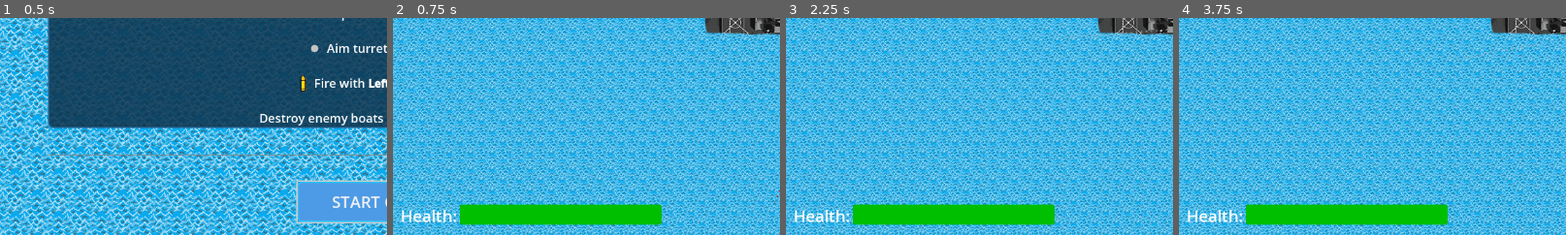
Above: before the commit, frames 1-4 (left to right).
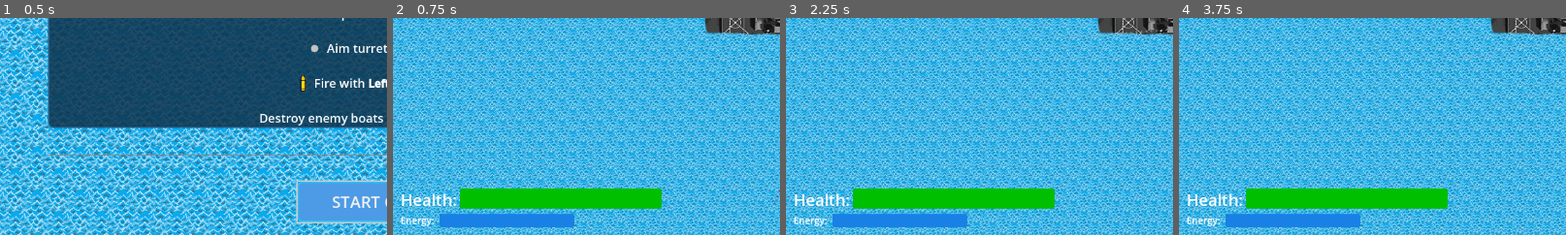
Above: after the commit, the same moments.

Repository: DevandraR/Indie-Gamejam-Devandra
Game: Godot game, scene res://scenes/Title_Screen.tscn
Same seed, same stepped clock (60 frames per second), same inputs: the game is played once before the commit and once after it.
Inputs (mouse positions are % of the whole screen's width and height, from its top left):
- Up to frame 1 (0.5 s): no input
- Up to frame 2 (0.75 s): click "START GAME" at 0.5 s
- Up to frame 3 (2.25 s): tap Enter (ui_accept) at 1.25, 1.52, 2 s; move the mouse to (72, 45) at 1.27 s; hold Right (ui_right) 1.28-2 s; hold Shift (boost, bound only after the commit) 1.28-2 s; click (72, 45) at 1.42 s; drag from (30, 55) to (50, 50) at 2.02 s
- Up to frame 4 (3.75 s): tap Enter (ui_accept) at 2.75, 3.5 s; move the mouse to (60, 28) at 2.77 s; hold Right (ui_right) 2.78-3.5 s; hold Shift (boost, bound only after the commit) 2.78-3.5 s; drag from (45, 70) to (20, 35) at 3.52 s
The pictures show only the part of the screen within x 1-51%, y 49-99%; the shares and areas given below are measured in that part.

Frame 1 is identical in both runs. In frame 2, 9.5% of the frame differs, in the area x 2-70%, y 78-97%; in frame 3, 9.5%; in frame 4, 9.5%.

Commit message:
[FEAT] added speed up with energy feature

Diff:
--- a/project.godot
+++ b/project.godot
@@ -43,9 +43,24 @@
 , Object(InputEventJoypadButton,"resource_local_to_scene":false,"resource_name":"","device":0,"button_index":11,"pressure":0.0,"pressed":false,"script":null)
 , Object(InputEventJoypadMotion,"resource_local_to_scene":false,"resource_name":"","device":0,"axis":1,"axis_value":-1.0,"script":null)
 , Object(InputEventKey,"resource_local_to_scene":false,"resource_name":"","device":-1,"window_id":0,"alt_pressed":false …(183 unchanged characters)…
+, Object(InputEventKey,"resource_local_to_scene":false,"resource_name":"","device":-1,"window_id":0,"alt_pressed":false,"shift_pressed":false,"ctrl_pressed":false,"meta_pressed":false,"pressed":false,"keycode":0,"physical_keycode":87,"key_label":0,"unicode":119,"location":0,"echo":false,"script":null)
 ]
 }
 ui_down={
+"deadzone": 0.5,
+"events": [Object(InputEventKey,"resource_local_to_scene":false,"resource_name":"","device":0,"window_id":0,"alt_pressed":false,"shift_pressed":false,"ctrl_pressed":false,"meta_pressed":false,"pressed":false,"keycode":4194322,"physical_keycode":0,"key_label":0,"unicode":0,"location":0,"echo":false,"script":null)
+, Object(InputEventJoypadButton,"resource_local_to_scene":false,"resource_name":"","device":0,"button_index":12,"pressure":0.0,"pressed":false,"script":null)
+, Object(InputEventJoypadMotion,"resource_local_to_scene":false,"resource_name":"","device":0,"axis":1,"axis_value":1.0,"script":null)
+, Object(InputEventKey,"resource_local_to_scene":false,"resource_name":"","device":-1,"window_id":0,"alt_pressed":false,"shift_pressed":false,"ctrl_pressed":false,"meta_pressed":false,"pressed":false,"keycode":0,"physical_keycode":83,"key_label":0,"unicode":115,"location":0,"echo":false,"script":null)
+, Object(InputEventKey,"resource_local_to_scene":false,"resource_name":"","device":-1,"window_id":0,"alt_pressed":false,"shift_pressed":false,"ctrl_pressed":false,"meta_pressed":false,"pressed":false,"keycode":0,"physical_keycode":83,"key_label":0,"unicode":115,"location":0,"echo":false,"script":null)
+]
+}
+boost={
+"deadzone": 0.5,
+"events": [Object(InputEventKey,"resource_local_to_scene":false,"resource_name":"","device":-1,"window_id":0,"alt_pressed":false,"shift_pressed":false,"ctrl_pressed":false,"meta_pressed":false,"pressed":false,"keycode":0,"physical_keycode":4194325,"key_label":0,"unicode":0,"location":0,"echo":false,"script":null)
+]
+}
+"script:null)]}ui_down"={
 "deadzone": 0.5,
 "events": [Object(InputEventKey,"resource_local_to_scene":false,"resource_name":"","device":0,"window_id":0,"alt_presse …(194 unchanged characters)…
 , Object(InputEventJoypadButton,"resource_local_to_scene":false,"resource_name":"","device":0,"button_index":12,"pressure":0.0,"pressed":false,"script":null)
--- a/scenes/HUD.tscn
+++ b/scenes/HUD.tscn
@@ -1,4 +1,4 @@
-[gd_scene load_steps=4 format=3]
+[gd_scene load_steps=5 format=3 uid="uid://c8iykwcc5hi7h"]
 
 [ext_resource type="Script" path="res://scripts/hud.gd" id="1_1j4wh"]
 
@@ -10,7 +10,14 @@
 corner_radius_bottom_left = 4
 
 [sub_resource type="StyleBoxFlat" id="StyleBoxFlat_fill"]
-bg_color = Color(0.0, 0.75, 0.0, 1.0)
+bg_color = Color(0, 0.75, 0, 1)
+corner_radius_top_left = 4
+corner_radius_top_right = 4
+corner_radius_bottom_right = 4
+corner_radius_bottom_left = 4
+
+[sub_resource type="StyleBoxFlat" id="StyleBoxFlat_energy_fill"]
+bg_color = Color(0.1, 0.5, 0.9, 1)
 corner_radius_top_left = 4
 corner_radius_top_right = 4
 corner_radius_bottom_right = 4
@@ -61,3 +68,19 @@
 theme_override_styles/fill = SubResource("StyleBoxFlat_fill")
 value = 100.0
 show_percentage = false
+
+[node name="EnergyBarContainer" type="HBoxContainer" parent="MarginContainer/VBoxContainer"]
+layout_mode = 2
+
+[node name="EnergyLabel" type="Label" parent="MarginContainer/VBoxContainer/EnergyBarContainer"]
+layout_mode = 2
+theme_override_font_sizes/font_size = 14
+text = "Energy: "
+
+[node name="EnergyBar" type="ProgressBar" parent="MarginContainer/VBoxContainer/EnergyBarContainer"]
+custom_minimum_size = Vector2(200, 20)
+layout_mode = 2
+theme_override_styles/background = SubResource("StyleBoxFlat_bg")
+theme_override_styles/fill = SubResource("StyleBoxFlat_energy_fill")
+value = 100.0
+show_percentage = false
--- a/scripts/hud.gd
+++ b/scripts/hud.gd
@@ -1,29 +1,45 @@
 extends CanvasLayer
 
 @onready var health_bar = $MarginContainer/VBoxContainer/HealthBarContainer/HealthBar
+@onready var energy_bar = $MarginContainer/VBoxContainer/EnergyBarContainer/EnergyBar
 @onready var timer_label = $MarginContainer/VBoxContainer/TimerLabel
 
 func _ready():
-    update_health(100, 100)  # Initialize health bar at full
+	update_health(100, 100)  # Initialize health bar at full
+	update_energy(100, 100)
 
 func _process(_delta):
-    update_timer()
+	update_timer()
 
 func update_health(current_health, max_health):
-    health_bar.max_value = max_health
-    health_bar.value = current_health
+	health_bar.max_value = max_health
+	health_bar.value = current_health
 
-    # Update color based on health percentage
-    var health_percent = float(current_health) / max_health
-    var bar_style = health_bar.get("theme_override_styles/fill")
+	# Update color based on health percentage
+	var health_percent = float(current_health) / max_health
+	var bar_style = health_bar.get("theme_override_styles/fill")
 
-    if health_percent < 0.25:
-        bar_style.bg_color = Color(0.9, 0.1, 0.1)  # Red when low
-    elif health_percent < 0.5:
-        bar_style.bg_color = Color(0.9, 0.6, 0.1)  # Orange when medium
-    else:
-        bar_style.bg_color = Color(0.0, 0.75, 0.0)  # Green when high
+	if health_percent < 0.25:
+		bar_style.bg_color = Color(0.9, 0.1, 0.1)  # Red when low
+	elif health_percent < 0.5:
+		bar_style.bg_color = Color(0.9, 0.6, 0.1)  # Orange when medium
+	else:
+		bar_style.bg_color = Color(0.0, 0.75, 0.0)  # Green when high
+
+func update_energy(current_energy, max_energy):
+	energy_bar.max_value = max_energy
+	energy_bar.value = current_energy
+
+	var energy_percent = float(current_energy) / max_energy
+	var bar_style = energy_bar.get("theme_override_styles/fill")
+
+	if energy_percent < 0.25:
+		bar_style.bg_color = Color(0.9, 0.3, 0.1)  # Orange-red when low
+	elif energy_percent < 0.5:
+		bar_style.bg_color = Color(0.9, 0.7, 0.1)  # Yellow when medium
+	else:
+		bar_style.bg_color = Color(0.1, 0.5, 0.9)  # Blue when high
 
 func update_timer():
-    if has_node("/root/GameManager"):
-        timer_label.text = "Time: " + GameManager.format_time()
+	if has_node("/root/GameManager"):
+		timer_label.text = "Time: " + GameManager.format_time()
--- a/scripts/player_ship.gd
+++ b/scripts/player_ship.gd
@@ -11,148 +11,179 @@
 var max_health = 100
 var current_health = 100
 
+# Speed-up system
+var max_energy = 100
+var current_energy = 100
+var energy_drain_rate = 25.0  # Energy per second when boosting
+var energy_recovery_rate = 15.0  # Energy per second when not boosting
+var boost_multiplier = 2.0  # Speed multiplier when boosting
+var is_boosting = false
+
 # Camera reference
 @onready var camera = $Camera2D
 @onready var wake_effect = $WakeEffect
 @onready var wake_effect_2 = $WakeEffect2
 
 func _ready():
-    # Add to player group for enemy detection
-    add_to_group("player")
+	# Add to player group for enemy detection
+	add_to_group("player")
 
-    # Start game timer
-    if has_node("/root/GameManager"):
-        GameManager.start_game()
+	# Start game timer
+	if has_node("/root/GameManager"):
+		GameManager.start_game()
 
-    if camera:
-        # Enable smoothing for more natural camera movement
-        camera.position_smoothing_enabled = true
-        camera.rotation_smoothing_enabled = true
+	if camera:
+		# Enable smoothing for more natural camera movement
+		camera.position_smoothing_enabled = true
+		camera.rotation_smoothing_enabled = true
 
-        camera.zoom = Vector2(0.5, 0.5)
+		camera.zoom = Vector2(0.5, 0.5)
 
-    if wake_effect:
-        wake_effect.emitting = false
+	if wake_effect:
+		wake_effect.emitting = false
 
-    if wake_effect_2:
-        wake_effect_2.emitting = false
+	if wake_effect_2:
+		wake_effect_2.emitting = false
 
 func _physics_process(delta):
-    # Get steering input (only affects rotation when moving)
-    var steering_input = 0
-    if Input.is_action_pressed("ui_left"):
-        steering_input -= 1
-    if Input.is_action_pressed("ui_right"):
-        steering_input += 1
+	# Get steering input (only affects rotation when moving)
+	var steering_input = 0
 
-    # Handle acceleration/deceleration
-    var acceleration_input = 0
-    if Input.is_action_pressed("ui_up"):
-        acceleration_input += 1
-    if Input.is_action_pressed("ui_down"):
-        acceleration_input -= 1
+	if Input.is_action_pressed("ui_left"):
+		steering_input -= 1
+	if Input.is_action_pressed("ui_right"):
+		steering_input += 1
 
-    # Apply acceleration in the forward/backward direction
-    current_speed += acceleration_input * acceleration * delta
-    current_speed = clamp(current_speed, -max_speed/2, max_speed) # Backward is slower
+	# Handle acceleration/deceleration
+	var acceleration_input = 0
+	if Input.is_action_pressed("ui_up"):
+		acceleration_input += 1
+	if Input.is_action_pressed("ui_down"):
+		acceleration_input -= 1
 
-    # Apply steering (only when moving)
-    if abs(current_speed) > 10:  # Only steer when moving at a reasonable speed
-        # Reverse steering when in reverse
-        var steer_direction = steering_input
-        if current_speed < 0:
-            steer_direction = -steering_input
+	# Handle speed boost
+	is_boosting = Input.is_action_pressed("boost") and acceleration_input > 0 and current_energy > 0
 
-        var turn_rate = steer_direction * steering_speed * (abs(current_speed) / max_speed) * delta
-        rotation += turn_rate
+	# Update energy
+	if is_boosting:
+		current_energy -= energy_drain_rate * delta
+		current_energy = max(0, current_energy)
+	else:
+		current_energy += energy_recovery_rate * delta
+		current_energy = min(max_energy, current_energy)
 
-    # Apply friction/drag
-    if acceleration_input == 0:
-        current_speed *= 0.97  # Stronger slowdown when not accelerating
-    else:
-        current_speed *= friction
+	# Calculate effective speed multiplier
+	var speed_multiplier = boost_multiplier if is_boosting else 1.0
+	var effective_max_speed = max_speed * speed_multiplier
+	var effective_acceleration = acceleration * speed_multiplier
 
-    # Convert speed and rotation to velocity - FIXED DIRECTION
-    # IMPORTANT: Change this vector to match your ship sprite's orientation
-    # If ship points right: use Vector2(1, 0)
-    # If ship points down: use Vector2(0, 1)
-    # If ship points left: use Vector2(-1, 0)
-    # If ship points up: use Vector2(0, -1)
-    var forward_dir = Vector2(1, 0).rotated(rotation)  # Assuming ship points right
-    velocity = forward_dir * current_speed
+	# Apply acceleration in the forward/backward direction
+	current_speed += acceleration_input * effective_acceleration * delta
+	current_speed = clamp(current_speed, -effective_max_speed/2, effective_max_speed) # Backward is slower
 
-    # Move the ship
-    position += velocity * delta
+	# Apply steering (only when moving)
+	if abs(current_speed) > 10:
+		if current_speed < 0:
+			steering_input *= -1
+		var turn_rate = steering_input * steering_speed * (abs(current_speed) / effective_max_speed) * delta
+		rotation += turn_rate
 
-    # Update wake effect
-    update_wake_effect()
+	# Apply friction/drag
+	if acceleration_input == 0:
+		current_speed *= 0.97  # Stronger slowdown when not accelerating
+	else:
+		current_speed *= friction
 
-    # Debug display
-    #print("Speed: ", current_speed, " Rotation: ", rotation)
+	# Convert speed and rotation to velocity - FIXED DIRECTION
+	# IMPORTANT: Change this vector to match your ship sprite's orientation
+	# If ship points right: use Vector2(1, 0)
+	# If ship points down: use Vector2(0, 1)
+	# If ship points left: use Vector2(-1, 0)
+	# If ship points up: use Vector2(0, -1)
+	var forward_dir = Vector2(1, 0).rotated(rotation)  # Assuming ship points right
+	velocity = forward_dir * current_speed
+
+	# Move the ship
+	position += velocity * delta
+
+	# Update wake effect
+	update_wake_effect()
+
+	# Update HUD
+	update_hud()
+
+	# Debug display
+	#print("Speed: ", current_speed, " Rotation: ", rotation)
+
+func update_hud():
+	var hud = get_node_or_null("/root/MainBg/HUD")
+	if hud:
+		hud.update_health(current_health, max_health)
+		hud.update_energy(current_energy, max_energy)
 
 # Add take_damage function
 func take_damage(amount):
-    current_health -= amount
-    print("Player took damage: " + str(amount) + ", health now: " + str(current_health))
+	current_health -= amount
+	print("Player took damage: " + str(amount) + ", health now: " + str(current_health))
 
-    # Update UI health bar
-    var hud = get_node_or_null("/root/MainBg/HUD")
-    if hud:
-        hud.update_health(current_health, max_health)
+	# Update UI health bar
+	var hud = get_node_or_null("/root/MainBg/HUD")
+	if hud:
+		hud.update_health(current_health, max_health)
 
-    # More intense visual feedback
-    modulate = Color(2.0, 0.3, 0.3)  # More intense red
-    await get_tree().create_timer(0.15).timeout
-    modulate = Color(1, 1, 1)  # Back to normal
+	# More intense visual feedback
+	modulate = Color(2.0, 0.3, 0.3)  # More intense red
+	await get_tree().create_timer(0.15).timeout
+	modulate = Color(1, 1, 1)  # Back to normal
 
-    # Check if player is destroyed
-    if current_health <= 0:
-        destroy()
+	# Check if player is destroyed
+	if current_health <= 0:
+		destroy()
 # Handle player destruction
 func destroy():
-    # End game timer
-    if has_node("/root/GameManager"):
-        GameManager.end_game()
+	# End game timer
+	if has_node("/root/GameManager"):
+		GameManager.end_game()
 
-    # Change to game over scene
-    get_tree().change_scene_to_file("res://scenes/GameOver.tscn")
+	# Change to game over scene
+	get_tree().change_scene_to_file("res://scenes/GameOver.tscn")
 
-    # Optional: could add explosion effect before scene change
+	# Optional: could add explosion effect before scene change
 
 # Control the wake effect based on ship speed and direction
 func update_wake_effect():
-    if wake_effect:
-        # Only show wake when moving at a decent speed
-        var speed_ratio = abs(current_speed) / max_speed
+	if wake_effect:
+		# Only show wake when moving at a decent speed
+		var speed_ratio = abs(current_speed) / max_speed
 
-        if abs(current_speed) > 50:
-            wake_effect.emitting = true
+		if abs(current_speed) > 50:
+			wake_effect.emitting = true
 
-            # Adjust amount based on speed
-            wake_effect.amount = int(50 + speed_ratio * 100)
+			# Adjust amount based on speed
+			wake_effect.amount = int(50 + speed_ratio * 100)
 
-            # Adjust emission speed based on ship speed
-            var material = wake_effect.process_material
-            material.initial_velocity_min = 30 + speed_ratio * 70
-            material.initial_velocity_max = 50 + speed_ratio * 150
+			# Adjust emission speed based on ship speed
+			var material = wake_effect.process_material
+			material.initial_velocity_min = 30 + speed_ratio * 70
+			material.initial_velocity_max = 50 + speed_ratio * 150
 
-        else:
-            wake_effect.emitting = false
+		else:
+			wake_effect.emitting = false
 
-    if wake_effect_2:
-        # Only show wake when moving at a decent speed
-        var speed_ratio = abs(current_speed) / max_speed
+	if wake_effect_2:
+		# Only show wake when moving at a decent speed
+		var speed_ratio = abs(current_speed) / max_speed
 
-        if abs(current_speed) > 50:
-            wake_effect_2.emitting = true
+		if abs(current_speed) > 50:
+			wake_effect_2.emitting = true
 
-            # Adjust amount based on speed
-            wake_effect_2.amount = int(50 + speed_ratio * 100)
+			# Adjust amount based on speed
+			wake_effect_2.amount = int(50 + speed_ratio * 100)
 
-            # Adjust emission speed based on ship speed
-            var material = wake_effect_2.process_material
-            material.initial_velocity_min = 30 + speed_ratio * 70
-            material.initial_velocity_max = 50 + speed_ratio * 150
+			# Adjust emission speed based on ship speed
+			var material = wake_effect_2.process_material
+			material.initial_velocity_min = 30 + speed_ratio * 70
+			material.initial_velocity_max = 50 + speed_ratio * 150
 
-        else:
-            wake_effect_2.emitting = false
+		else:
+			wake_effect_2.emitting = false
Not shown, added: assets/sound/rifle-gunshot-99749.mp3.import
Not shown, added: assets/sound/rpg-medieval-animated-music-320583.mp3.import
Not shown: 1 places in scenes/Main_Bg.tscn that only renumber resources
Not shown, added: assets/sound/rifle-gunshot-99749.mp3
Not shown, added: assets/sound/rpg-medieval-animated-music-320583.mp3
